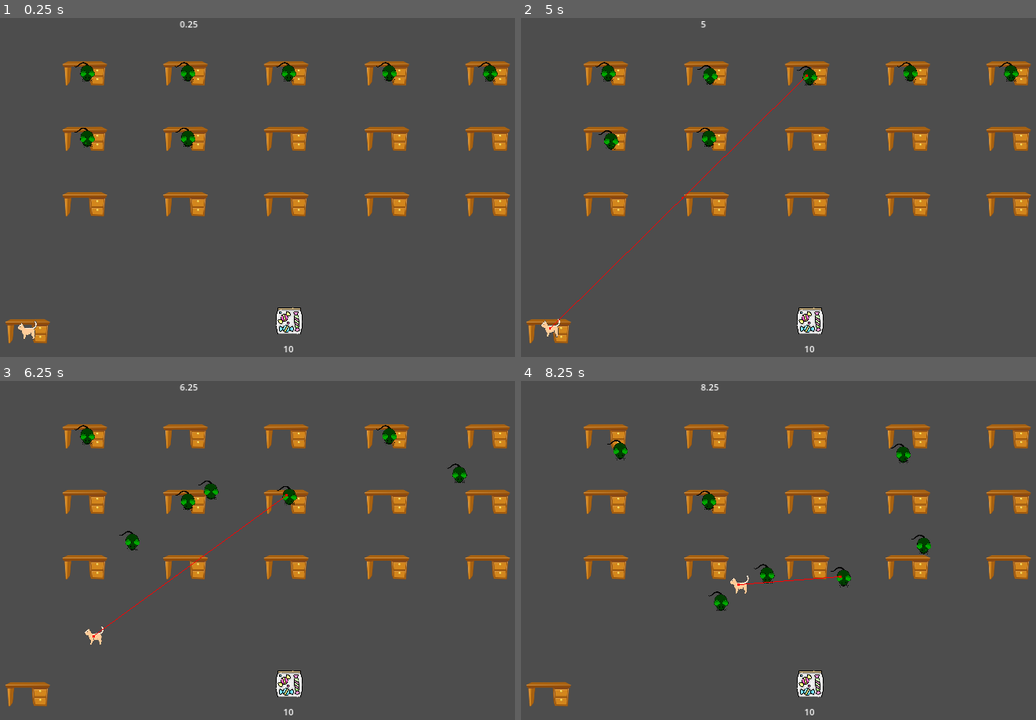
Above: before the commit, frames 1-4 (two rows, left to right).
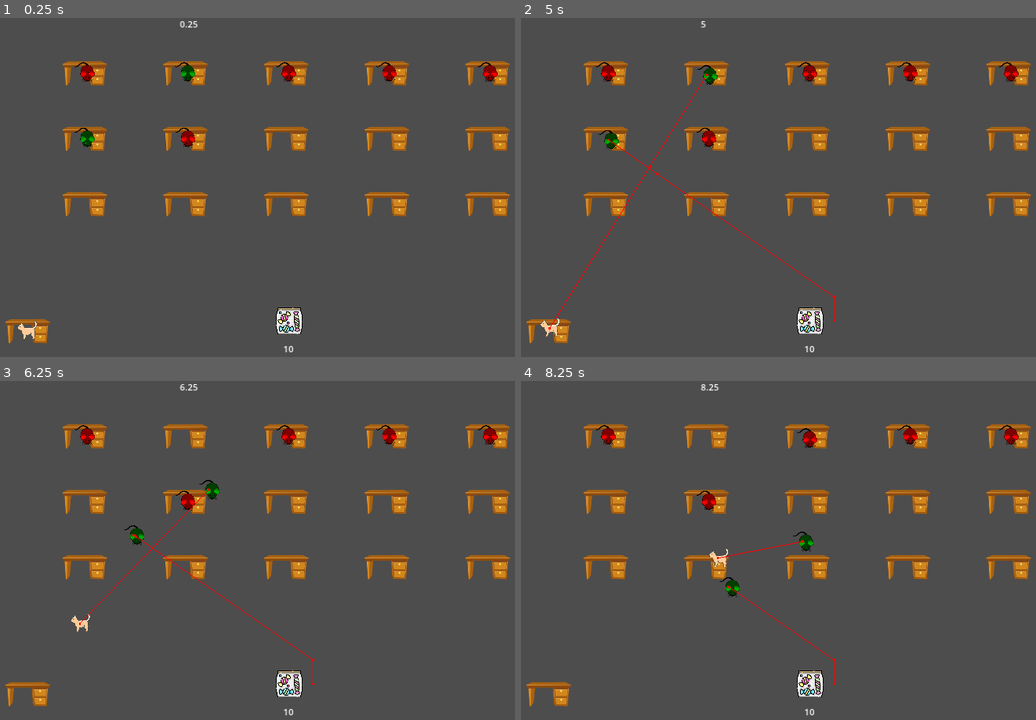
Above: after the commit, the same moments.

Repository: Mateusz-Birembaut/POA_SMA
Game: Godot game, scene res://src/main.tscn
Same seed, same stepped clock (60 frames per second), same inputs: the game is played once before the commit and once after it.
Inputs (mouse positions are in pixels of both pictures, inside the frame that each line leads up to):
- Up to frame 1 (0.25 s): no input
- Up to frame 2 (5 s): move the mouse to (948, 177) at 0.52 s; hold Right (ui_right) 0.53-1.28 s; move the mouse to (685, 211) at 1.27 s; hold Down (ui_down) 1.28-2.03 s; move the mouse to (871, 116) at 2.02 s; hold Right (ui_right) 2.03-2.78 s; move the mouse to (778, 265) at 2.77 s; hold Up (ui_up) 2.78-3.53 s; move the mouse to (999, 248) at 3.52 s; hold Left (ui_left) from 3.53 s (still down); move the mouse to (624, 140) at 4.27 s
- Up to frame 3 (6.25 s): move the mouse to (319, 557) at 5.02 s; release Left (ui_left) at 5.03 s; hold Down (ui_down) 5.03-5.78 s; move the mouse to (195, 469) at 5.77 s; hold Right (ui_right) from 5.78 s (still down)
- Up to frame 4 (8.25 s): move the mouse to (948, 540) at 6.52 s; release Right (ui_right) at 6.53 s; hold Up (ui_up) 6.53-7.28 s; move the mouse to (685, 574) at 7.27 s; hold Right (ui_right) 7.28-8.03 s; move the mouse to (871, 479) at 8.02 s; hold Down (ui_down) from 8.03 s (still down)

The runs differ from the first frame. In frame 1, 0.4% of the frame differs, in the area x 15-97%, y 13-38%; in frame 2, 0.9%; in frame 3, 1.3%; in frame 4, 1.7%, in the area x 14-97%, y 12-90%.

Commit message:
ajout d'une stratégie "lure"
un eleve se met en leave et att que le professeur le suive, quand c'est le cas, il s'eloigne du professeur et signal aux autres eleves lure pret de partir vers le pot de bonbons

Diff:
--- a/src/environment.gd
+++ b/src/environment.gd
@@ -35,6 +35,7 @@
 func _ready() -> void:
 	timer.position.x = get_window().size.x/2 - 25
 	score.text = str(total_candies)
+	var nb_student_lure = 0
 	var y := 100
 	for i in 3:
 		var x := 200
@@ -48,11 +49,14 @@
 				add_child(new_student)
 				#new_student.agent.position = Vector2i(x, y)
 				#new_student.mini_agent.position = Vector2i(x, y)
+				if new_student.strategy == Student.Strategies.LURE:
+					nb_student_lure += 1
 				students.append(new_student)
 			x += 120 + 65
 
 		y += 80 + 40
-
+	if nb_student_lure == 1:
+		add_lure_student()
 
 func get_closest_student_to_candies() -> Agent:
 	var student_to_chase = null
@@ -69,7 +73,7 @@
 func get_number_ready_student() -> int:
 	var nb_ready = 0
 	for student in students:
-		if student.state == Agent.States.READY:
+		if student.state == Agent.States.READY and student.strategy != Student.Strategies.LURE:
 			nb_ready += 1
 
 	return nb_ready
@@ -77,5 +81,32 @@
 
 func signal_go() -> void :
 	for student in students:
-		if student.state == Agent.States.READY:
+		if student.state == Agent.States.READY and student.strategy != Student.Strategies.LURE:
 			student.state = Agent.States.LEAVE
+
+func signal_friends_go() -> void :
+	for student in students:
+		if student.state == Agent.States.READY and student.strategy == Student.Strategies.LURE:
+			student.state = Agent.States.LEAVE
+
+
+func get_lure_ready_student() -> int :
+	var nb_ready = 0
+	for student in students:
+		if student.state == Agent.States.READY and student.strategy == Student.Strategies.LURE:
+			nb_ready += 1
+	return nb_ready
+
+func lure_exists() -> bool:
+	for student in students:
+		if student.strategy == Student.Strategies.LURE and student.lure:
+				return true
+	return false
+
+func add_lure_student() -> void :
+	while true:
+		var rand_index = randi_range(0, number_of_students)
+		if students[rand_index].strategy != Student.Strategies.LURE :
+			students[rand_index].strategy = Student.Strategies.LURE
+			students[rand_index].sprite.modulate = Color(1, 0, 0)
+			return
--- a/src/prof.gd
+++ b/src/prof.gd
@@ -24,6 +24,7 @@
 			if (agent.position - student_to_chase.agent.position).length() <= 40:
 				print(name, " renvoit un élève au travail")
 				student_to_chase.send_to_work()
+				student_to_chase.lure = false
 				print(name, " passe à l'état COMEBACK")
 				state = States.COMEBACK
 
--- a/src/student.gd
+++ b/src/student.gd
@@ -1,7 +1,7 @@
 class_name Student extends Agent
 
 
-enum Strategies { NONE , DODGE }
+enum Strategies { NONE , DODGE, LURE }
 
 var time_since_last_collect := 0.0
 var interval: float
@@ -10,7 +10,7 @@
 var prefered_group_size : int
 var is_solitary : bool
 var strategy : Strategies
-
+var lure = false
 
 
 func _ready() -> void:
@@ -27,15 +27,31 @@
 		print("is solitary : ",is_solitary)
 	if strategy == Strategies.NONE :
 		sprite.modulate = Color(0, 0, 1)
+	if strategy ==  Strategies.LURE:
+		sprite.modulate = Color(1, 0, 0)
 	else :
 		sprite.modulate = Color(0, 1, 0)
 
 func _process(delta: float) -> void:
 	if time_since_last_interval >= interval:
-		if is_solitary:
+		if is_solitary and strategy != Strategies.LURE:
 			print(name, " passe à l'état READY")
 			state = States.READY
 			time_since_last_interval = 0
+
+		elif strategy == Strategies.LURE :
+			if env.get_lure_ready_student() == 0:
+				lure = true
+				state = States.READY
+			else:
+				if lure :
+					state = States.LEAVE
+				else :
+					if !env.lure_exists():
+						lure = true
+					state = States.READY
+			time_since_last_interval = 0
+
 		else :
 			print(name, " passe à l'état LEAVE")
 			state = States.LEAVE
@@ -56,6 +72,8 @@
 					move_none()
 				Strategies.DODGE:
 					move_dodge()
+				Strategies.LURE:
+					move_lure()
 			if (agent.position - env.candies.position).length() <= 40:
 				nav.target_position = Vector2()
 				agent.velocity = Vector2()
@@ -108,6 +126,36 @@
 		else :
 			look_towards(env.candies.position)
 
+func move_lure() -> void:
+	if env.prof.student_to_chase == self:
+		var direction_away_from_prof = (agent.position - env.prof.agent.position).normalized()
+		var direction_to_candies = (env.candies.position - agent.position).normalized()
+
+		var dot_product = direction_away_from_prof.dot(direction_to_candies)
+
+		if dot_product > 0.5:
+			var perpendicular_direction = Vector2(-direction_to_candies.y, direction_to_candies.x).normalized()
+			direction_away_from_prof += perpendicular_direction * 0.5
+			direction_away_from_prof = direction_away_from_prof.normalized()
+		if lure:
+			var distance_from_candies = (agent.position - env.candies.position).length()
+			if distance_from_candies <= 100:
+				look_towards(env.candies.position)
+			else:
+				env.signal_friends_go()
+				var movement_position = agent.position + direction_away_from_prof
+				look_towards(movement_position)
+		else:
+			look_towards(env.candies.position)
+	else:
+		if lure :
+			var direction_to_candies = (env.candies.position - agent.position).normalized()
+			var direction = agent.position + direction_to_candies*0.1
+			look_towards(direction)
+		else :
+			look_towards(env.candies.position)
+
+
 func see() -> void:
 	## get la position de l'eleve le plus proche des bonbons qui soit parti
 
Not shown, added: src/maiC7C1.tmp
